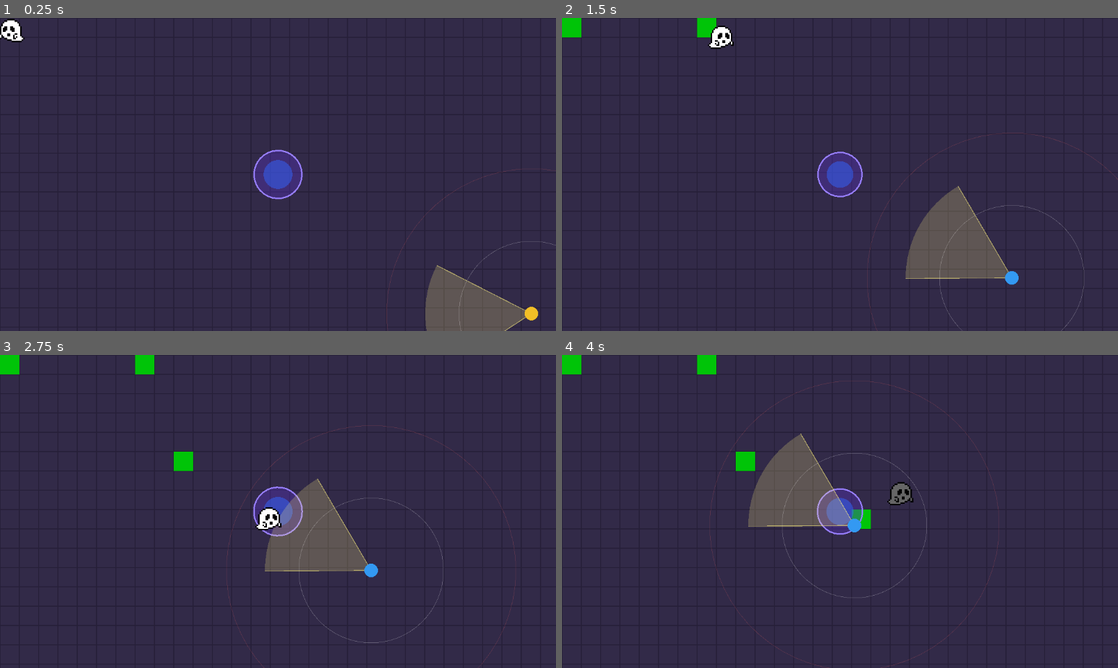
Above: before the commit, frames 1-4 (two rows, left to right).
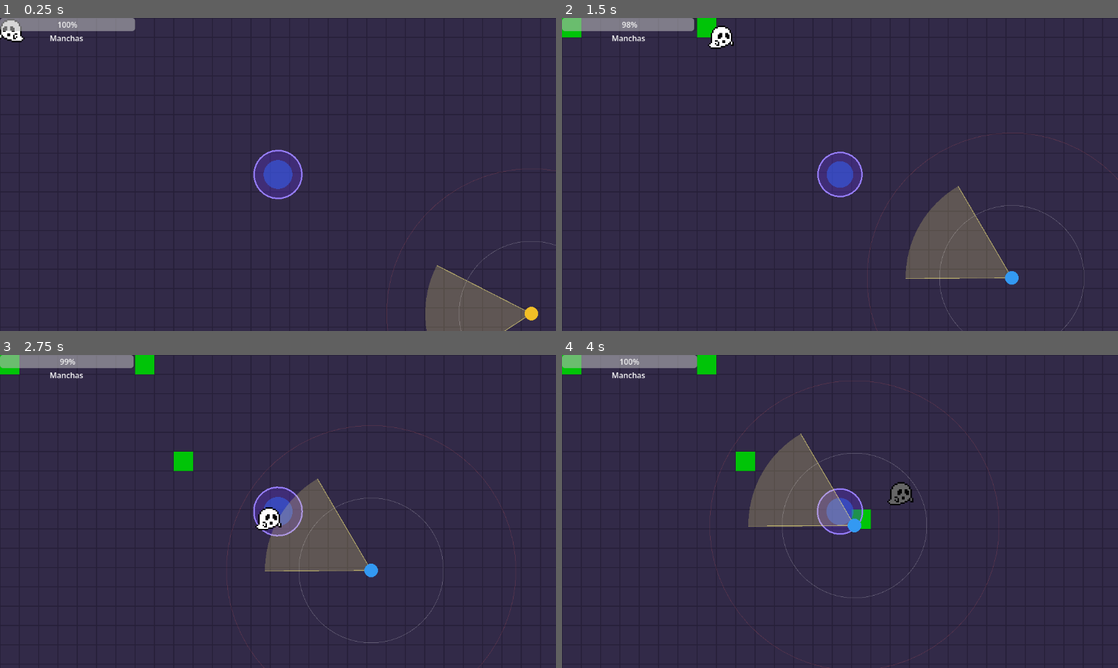
Above: after the commit, the same moments.

Repository: UNKMage/Sloppy-Spectre
Game: Godot game, scene res://main.tscn
Two runs of this game, one before a commit and one after it. Both use one fixed random seed, a clock stepped at 60 frames per second and the inputs below.
Inputs:
- Up to frame 1 (0.25 s): no input
- Up to frame 2 (1.5 s): hold D (right) 0.53-1.28 s; hold Space (ensuciar) 0.53-1.28 s; hold S (down) from 1.28 s (still down); tap Space (ensuciar) at 1.35 s
- Up to frame 3 (2.75 s): release S (down) at 2.03 s; hold D (right) from 2.03 s (still down); hold Space (ensuciar) from 2.03 s (still down)
- Up to frame 4 (4 s): release D (right) at 2.78 s; release Space (ensuciar) at 2.78 s; hold W (up) 2.78-3.53 s; tap Space (ensuciar) at 2.85 s; hold A (left) from 3.53 s (still down); hold Space (ensuciar) from 3.53 s (still down)

The runs differ from the first frame. In frame 1, 1.1% of the frame differs, in the area x 0-25%, y 0-8%; in frame 2, 1.1%; in frame 3, 1.1%; in frame 4, 1.1%.

Commit message:
Barra de ectoplasma restante en el HUD.

Diff:
--- a/area_2d.gd
+++ b/area_2d.gd
@@ -1,8 +1,5 @@
 extends Area2D
-## Spooky (fantasma). Movimiento omnidireccional con levitación fluida.
-## Sin colisiones de terreno (GDD): se mueve libre en vista superior 2D.
-
-@export var mancha_escena: PackedScene # Arrastra mancha.tscn aquí en el Inspector
+@export var mancha_escena: PackedScene
 
 @export_group("Movimiento")
 ## Velocidad máxima en px/s.
@@ -30,12 +27,15 @@
 ## Margen interno respecto a los límites (para que el sprite no se corte).
 @export var margen_limites: float = 24.0
 
+# Delcaración de señal personalizada. Gasto de pintura
+signal pinturas_actualizadas(cantidad_restante: int)
+
 var inmune: bool = false
 ## Pon en false para bloquear el movimiento (ej. Stun de 3 s).
 var movimiento_habilitado: bool = true
 
 #Valor de prueba. Si se agrega 100 ya funciona también.
-var pinturas_disponibles: int = 20
+var pinturas_disponibles: int = 100
 
 var velocidad: Vector2 = Vector2.ZERO
 var _tiempo: float = 0.0
@@ -111,13 +111,13 @@
 	if event.is_action_pressed("ensuciar"):
 		if pinturas_disponibles > 0:
 			dejar_mancha()
-		else:
-			print("¡Te has quedado sin pintura!")
 
 
 func dejar_mancha() -> void:
 	pinturas_disponibles -= 1
-	print("Pinturas restantes: ", pinturas_disponibles)
+
+	# Emitir la señal personalizada pasando el nuevo valor
+	emit_signal("pinturas_actualizadas", pinturas_disponibles)
 
 	# SCRUM-04: en vez de instanciar una Mancha suelta, se tiñe la celda del
 	# TileMap que está bajo el fantasma.
--- /dev/null
+++ b/hud.gd
@@ -0,0 +1,10 @@
+extends CanvasLayer
+# Asegúrate de que la ruta "$ProgressBar" coincida con tu nodo barra de progreso
+@onready var barra_pintura: ProgressBar = $ProgressBar
+
+# Esta función será llamada cuando el personaje emita la señal
+func actualizar_barra_progreso(cantidad: int) -> void:
+	barra_pintura.value = float(cantidad)
+
+func _on_ghost_pinturas_actualizadas(cantidad_restante: int) -> void:
+	$ProgressBar.value = float(cantidad_restante)
--- /dev/null
+++ b/hud.tscn
@@ -0,0 +1,19 @@
+[gd_scene format=3 uid="uid://xl7r0nt3sod1"]
+
+[ext_resource type="Script" uid="uid://do82b7x5qbvco" path="res://hud.gd" id="1_37p78"]
+
+[node name="HUD" type="CanvasLayer" unique_id=537810001]
+script = ExtResource("1_37p78")
+
+[node name="ProgressBar" type="ProgressBar" parent="." unique_id=1754229247]
+offset_right = 280.0
+offset_bottom = 27.0
+step = 1.0
+value = 100.0
+
+[node name="Label" type="Label" parent="." unique_id=821535980]
+offset_left = 103.0
+offset_top = 30.0
+offset_right = 173.0
+offset_bottom = 53.0
+text = "Manchas"
--- a/main.tscn
+++ b/main.tscn
@@ -1,6 +1,7 @@
 [gd_scene format=4 uid="uid://cruq01vilpoy7"]
 
 [ext_resource type="PackedScene" uid="uid://cvfwxh4d3oy7h" path="res://portal.tscn" id="1_0xm2m"]
+[ext_resource type="PackedScene" uid="uid://xl7r0nt3sod1" path="res://hud.tscn" id="1_7mycd"]
 [ext_resource type="PackedScene" uid="uid://ck0uog3mxeca3" path="res://area_2d.tscn" id="2_h2yge"]
 [ext_resource type="TileSet" uid="uid://dqoiueixjcvs4" path="res://suelo_tileset.tres" id="3_1bvp3"]
 [ext_resource type="PackedScene" path="res://suelo.tscn" id="3_suelo"]
@@ -12,6 +13,8 @@
 outlines = Array[PackedVector2Array]([PackedVector2Array(0, 0, 1160, 0, 1160, 640, 0, 640)])
 
 [node name="main" type="Node" unique_id=317017916]
+
+[node name="HUD" parent="." unique_id=537810001 instance=ExtResource("1_7mycd")]
 
 [node name="Layer0" type="TileMapLayer" parent="." unique_id=2086103088]
 use_parent_material = true
@@ -31,3 +34,5 @@
 
 [node name="ghost" parent="." unique_id=1140925187 instance=ExtResource("2_h2yge")]
 inclinacion_max_grados = 0.0
+
+[connection signal="pinturas_actualizadas" from="ghost" to="HUD" method="_on_ghost_pinturas_actualizadas"]
--- a/portal.gd
+++ b/portal.gd
@@ -8,7 +8,7 @@
 
 @export var radio: float = 48.0
 @export var tiempo_recarga: float = 5 # Segundos para llenar el tanque desde 0
-@export var capacidad: int = 20
+@export var capacidad: int = 100
 
 var _jugador: Area2D = null
 var _acumulado: float = 0.0
@@ -36,6 +36,10 @@
 	if enteras > 0:
 		_acumulado -= enteras
 		_jugador.pinturas_disponibles = mini(capacidad, _jugador.pinturas_disponibles + enteras)
+
+		if _jugador.has_signal("pinturas_actualizadas"):
+			_jugador.emit_signal("pinturas_actualizadas", _jugador.pinturas_disponibles)
+
 		if _jugador.pinturas_disponibles >= capacidad:
 			recarga_completa.emit()
 
Not shown, added: hud.gd.uid
